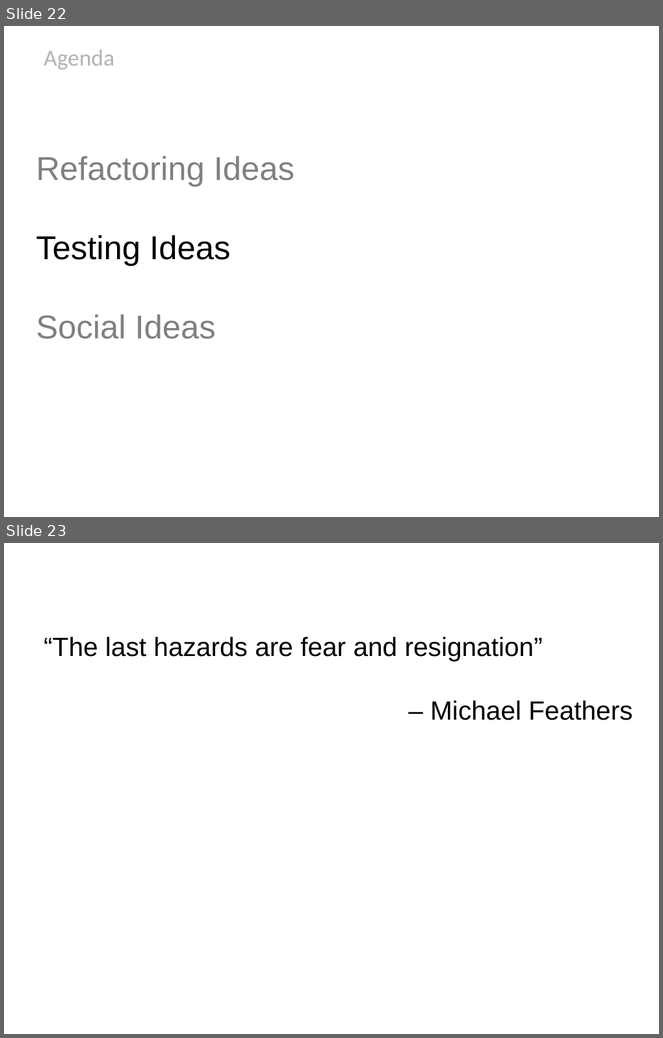
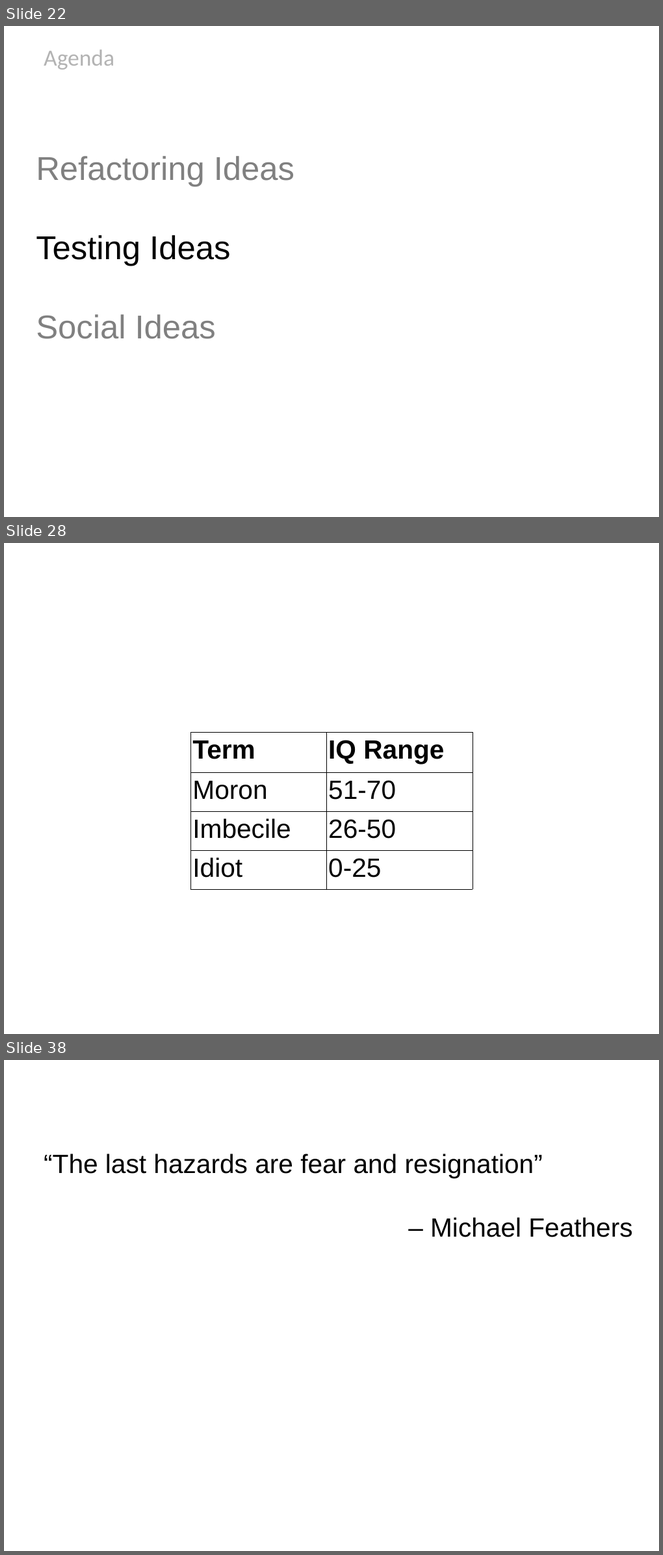
Before and after one commit to HamletDRC/presentations, a slide deck: newideasforoldcode/NewIdeasForOldCode_Confess2011.odp. Shown one above the other, each under a label of ours: slides 22 and 23 before the commit, slides 22, 28 and 38 after it; the slides between them are not shown. The pictures are 663x1038 and 663x1555 pixels, drawn with LibreOffice and Linux fonts; fonts in the diff are those of the drawing; background and template pictures are left out. Boxes give left, top, right and bottom in pixels: in the first picture for what was removed or moved away, otherwise in the second. Text is boxed around its words. In the diff, an @@ line names an element or a change of style, - is before the commit and + after.

```diff
--- a/newideasforoldcode/NewIdeasForOldCode_Confess2011.odp
+++ b/newideasforoldcode/NewIdeasForOldCode_Confess2011.odp
@@ slide 28 added at (4,543,659,1034), background picture (left out) @@
@@ table added at (191,732,473,889), 4 rows, 2 columns @@
+Term | IQ Range
+Moron | 51-70
+Imbecile | 26-50
+Idiot | 0-25
@@ what was slide 23 is now slide 38 @@
```
Also in this commit, not shown: 14 other slides added, 1 other file.
